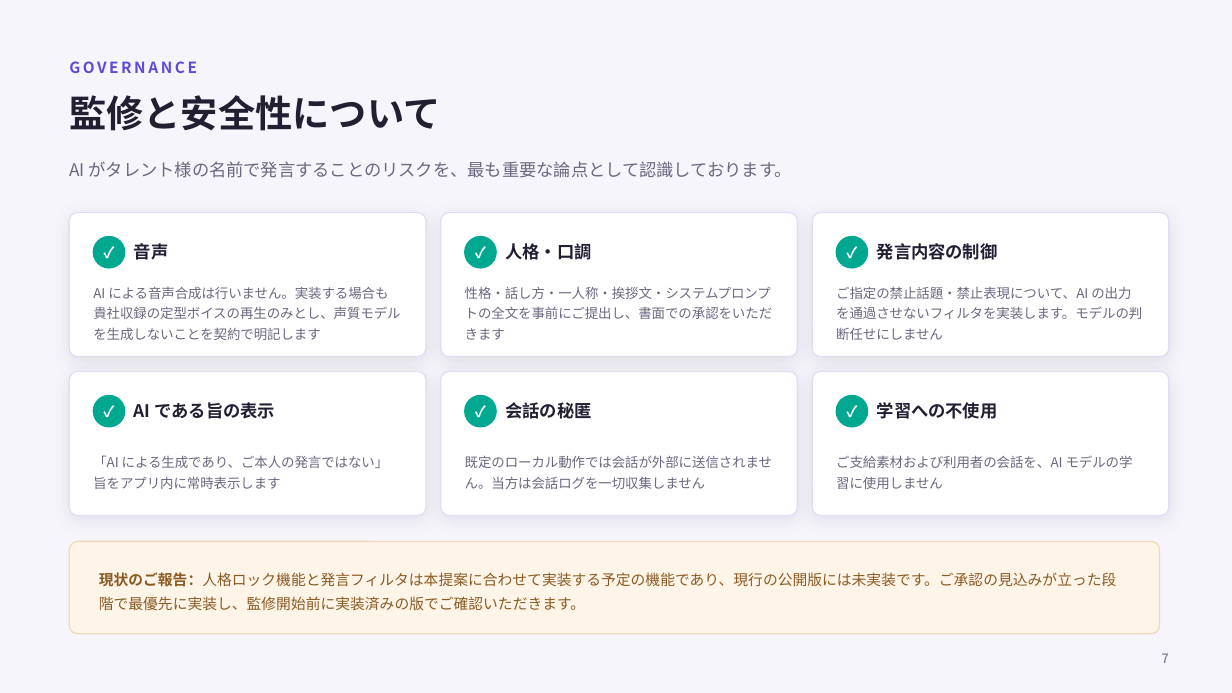
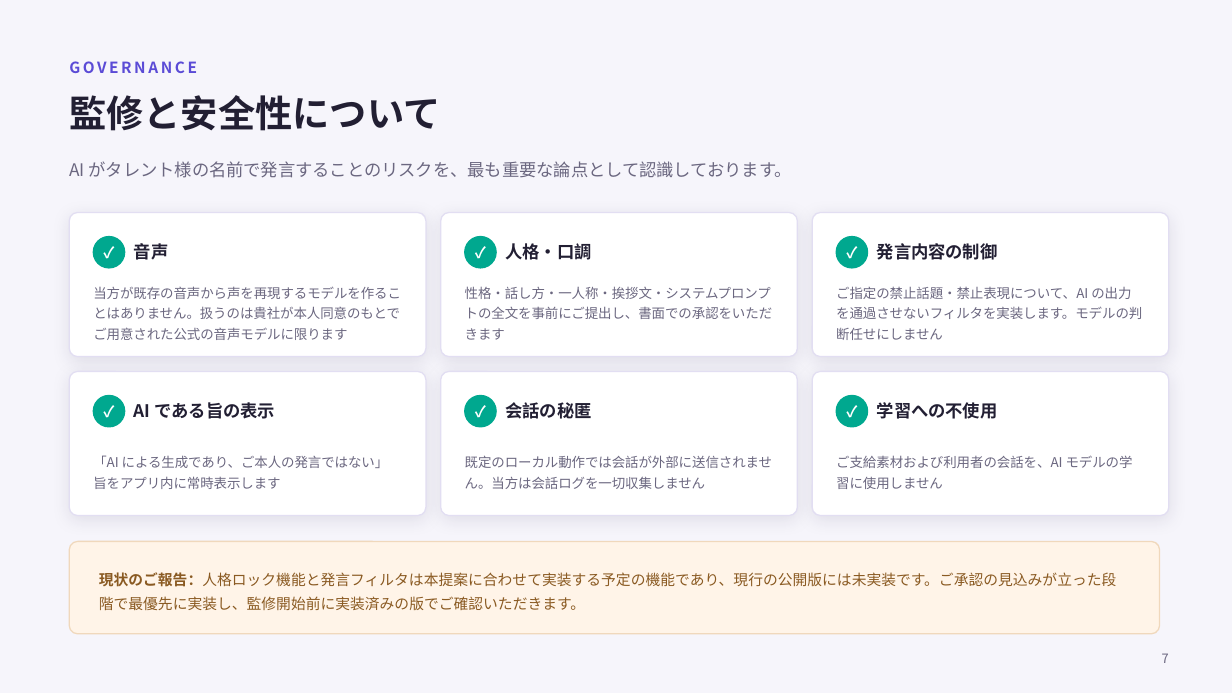
Before and after one commit to benybeny777/PicoAgent, a slide deck: slide 7 of docs/IP-PROPOSAL-VTUBER.pptx. Drawn at 1232x693 pixels with LibreOffice and Linux fonts; fonts in the diff are those of the drawing. Boxes give left, top, right and bottom in pixels: in the first picture for what was removed or moved away, otherwise in the second. Text is boxed around its words. In the diff, an @@ line names an element or a change of style, - is before the commit and + after.

```diff
--- a/docs/IP-PROPOSAL-VTUBER.pptx
+++ b/docs/IP-PROPOSAL-VTUBER.pptx
@@ text at (93,286,401,340): text changed @@
-AI による音声合成は行いません。実装する場合も貴社収録の定型ボイスの再生のみとし、声質モデルを生成しないことを契約で明記します
+当方が既存の音声から声を再現するモデルを作ることはありません。扱うのは貴社が本人同意のもとでご用意された公式の音声モデルに限ります
```
Also in this commit, not shown: 4 other slides changed, 3 other files.
